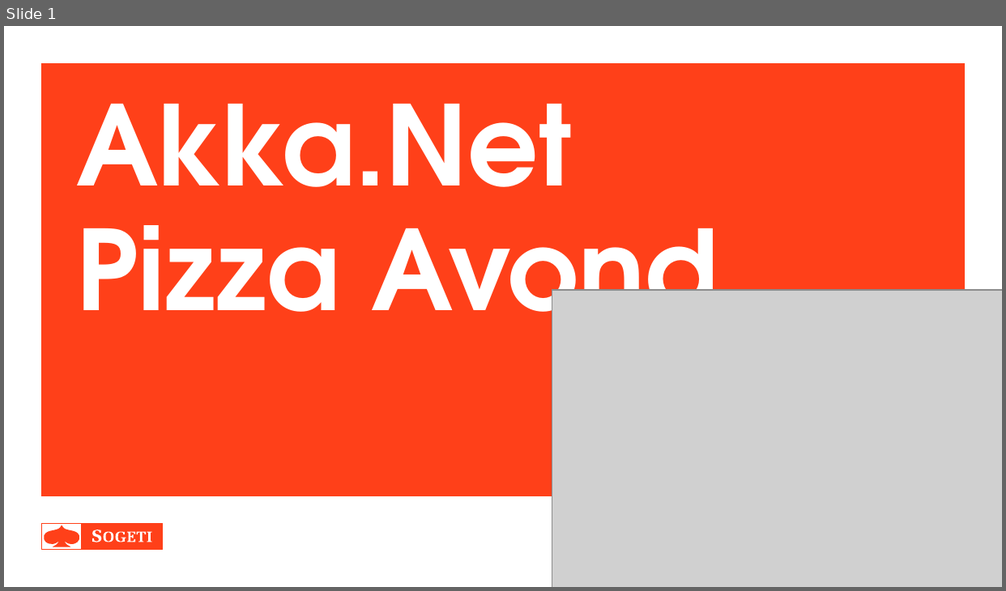
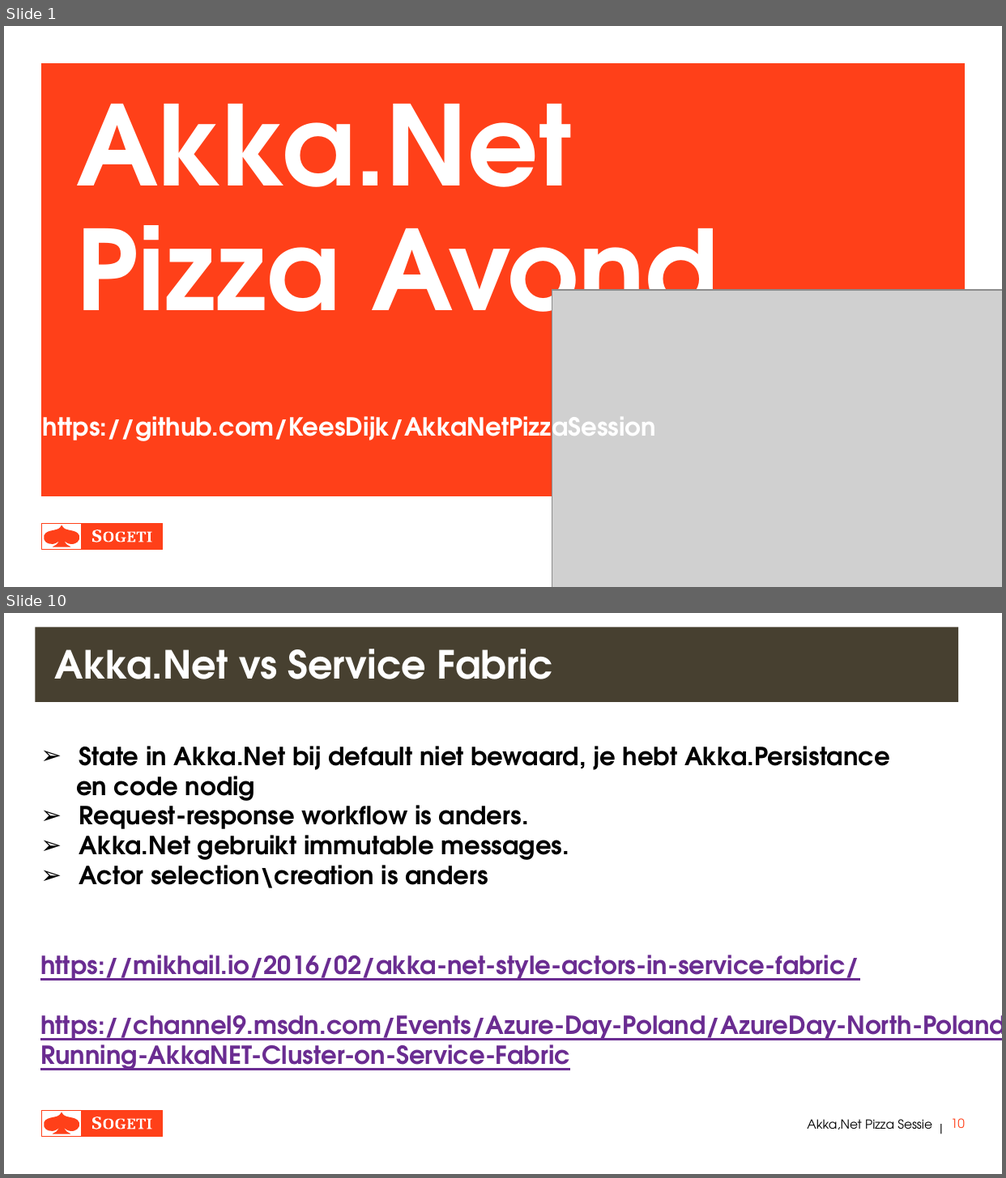
Before and after one commit to KeesDijk/AkkaNetPizzaSession, a slide deck: Documentation/AkkaNetPizzaAvond.pptx. Shown one above the other, each under a label of ours: slide 1 before the commit, slides 1 and 10 after it; the slides between them are not shown. The pictures are 1006x591 and 1006x1178 pixels, drawn with LibreOffice and Linux fonts; fonts in the diff are those of the drawing; grey boxes stand for pictures. Boxes give left, top, right and bottom in pixels: in the first picture for what was removed or moved away, otherwise in the second. Text is boxed around its words. In the diff, an @@ line names an element or a change of style, - is before the commit and + after.

```diff
--- a/Documentation/AkkaNetPizzaAvond.pptx
+++ b/Documentation/AkkaNetPizzaAvond.pptx
@@ slide 10 added at <box>4,613,1002,1174</box>, background #FFFFFF @@
@@ title added at <box>35,627,958,702</box>, fill #474030, 28 pt, text #FFFFFF, bold @@
+Akka.Net vs Service Fabric
@@ text added at <box>40,746,1002,1071</box>, 18 pt, text #6A2C91, bold, underline @@
+➢ State in Akka.Net bij default niet bewaard, je hebt Akka.Persistance
+  en code nodig
+➢ Request-response workflow is anders.
+➢ Akka.Net gebruikt immutable messages.
+➢ Actor selection\creation is anders
+https://mikhail.io/2016/02/akka-net-style-actors-in-service-fabric/
+https://channel9.msdn.com/Events/Azure-Day-Poland/AzureDay-North-Poland-2016/Running-AkkaNET-Cluster-on-Service-Fabric
@@ group added at <box>41,1111,162,1137</box>: 7 freeform shapes, 2 rectangles @@
@@ text added at <box>807,1119,932,1130</box>, 9 pt, text #000000 @@
+Akka,Net Pizza Sessie
@@ text added at <box>932,1116,950,1137</box>, 9 pt, text #000000 @@
+|
@@ page number added at <box>951,1118,965,1128</box>, 9 pt, text #FF4019 @@
+10
@@ slide 1 changed as well @@
@@ text added at <box>43,409,656,447</box>, 18 pt, text #FFFFFF, bold @@
+https://github.com/KeesDijk/AkkaNetPizzaSession
```
Also in this commit, not shown: 2 other slides changed, 7 other slides added, 59 other files.
